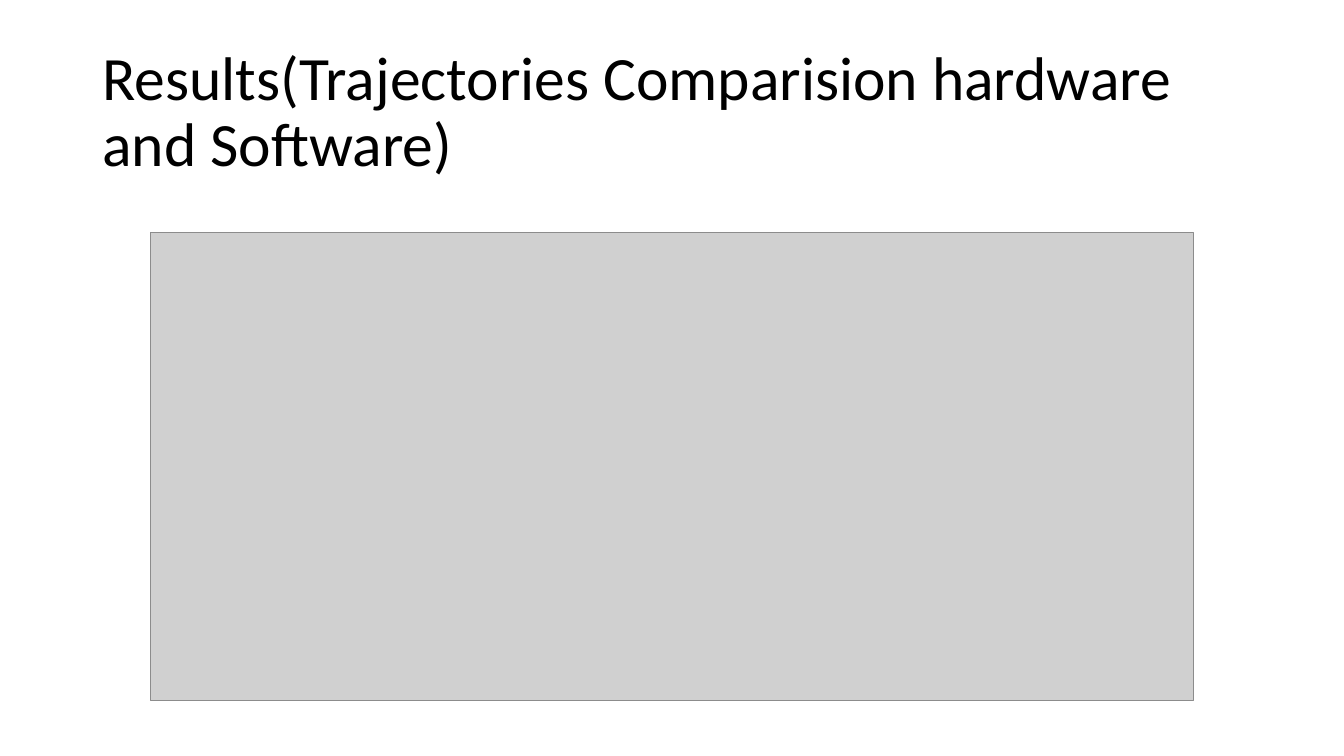
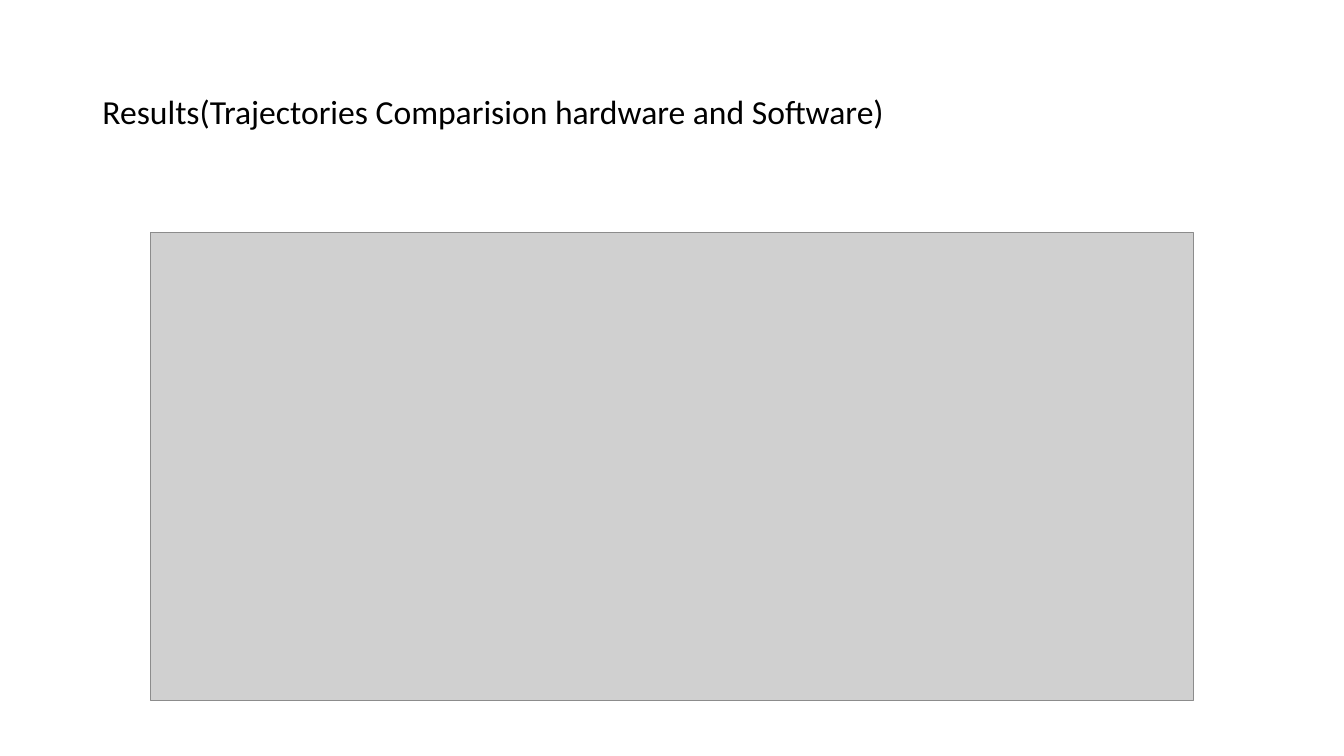
Before and after one commit to boabangf/GNN_RL_gene_trajectory_perturbation, a slide deck: slide 12 of ppt slides for omic codeathon (1).pptx. Drawn at 1344x756 pixels with LibreOffice and Linux fonts; fonts in the diff are those of the drawing; grey boxes stand for pictures. Boxes give left, top, right and bottom in pixels: in the first picture for what was removed or moved away, otherwise in the second. Text is boxed around its words. In the diff, an @@ line names an element or a change of style, - is before the commit and + after.

```diff
--- a/ppt slides for omic codeathon (1).pptx
+++ b/ppt slides for omic codeathon (1).pptx
@@ title "Results(Trajectories Comparision hardware and Software)" at [102,99,884,130]: size 44 to 24 pt @@
```
Also in this commit, not shown: 10 other slides changed.
